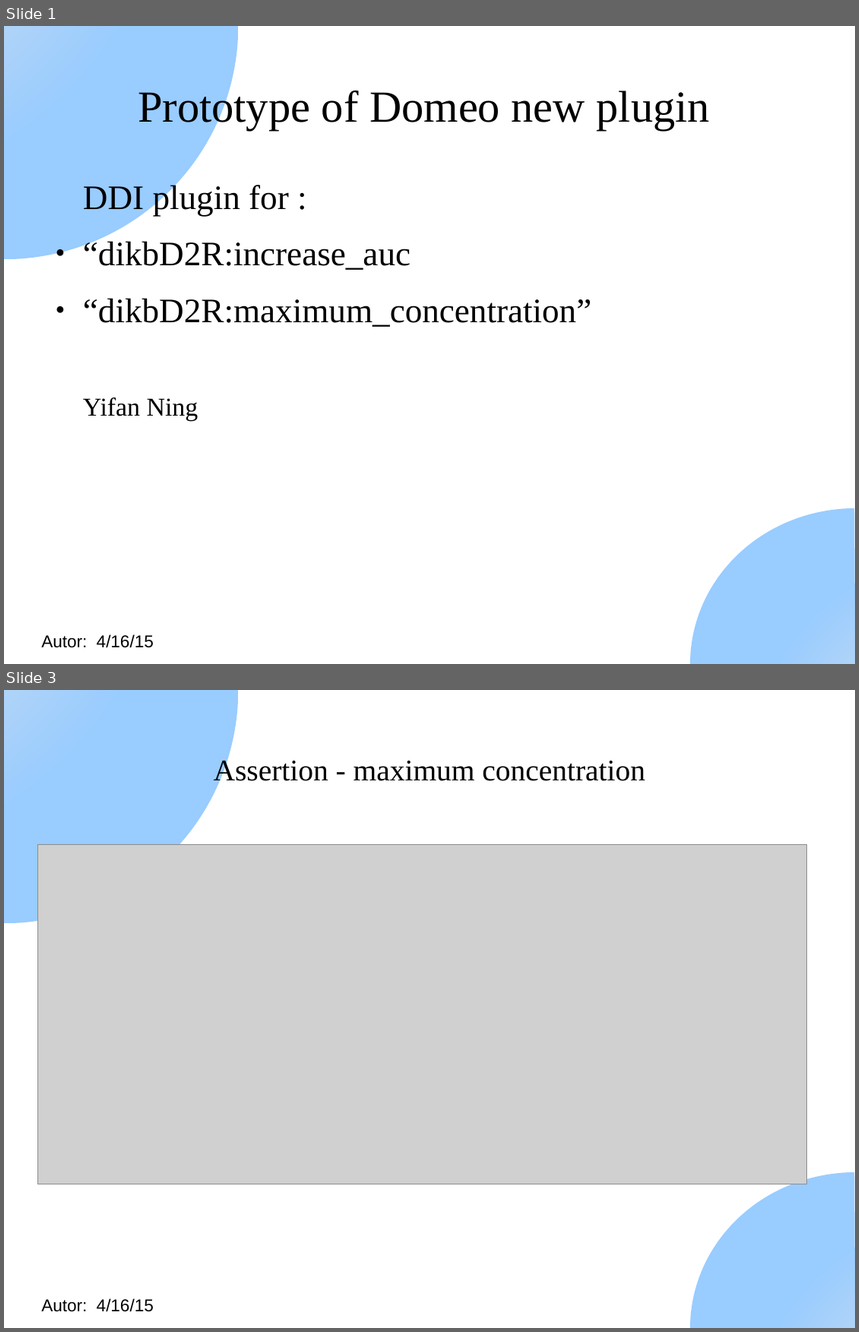
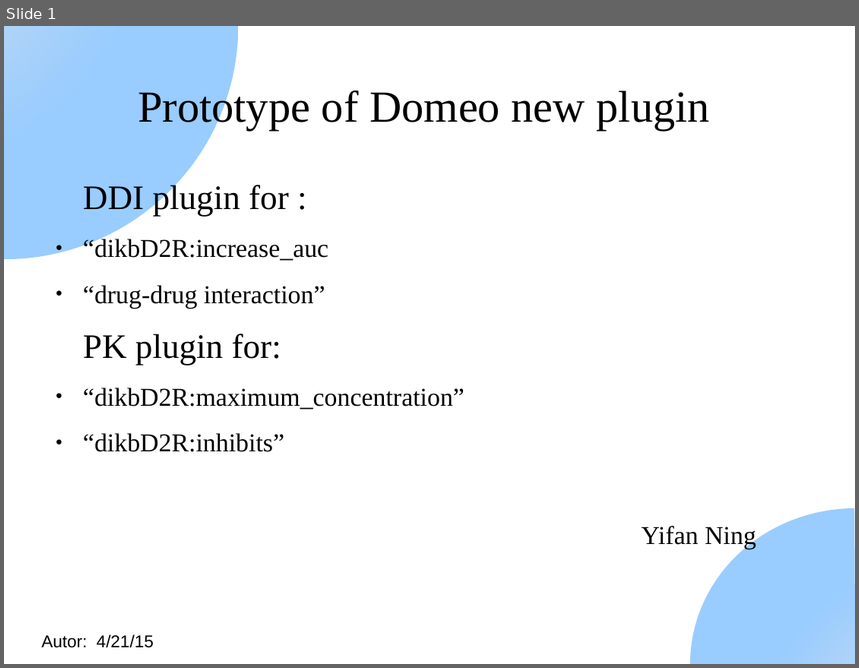
Before and after one commit to domeo/DomeoClient, a slide deck: Design/domeo-plugin-ddi-design.odp. Shown one above the other, each under a label of ours: slides 1 and 3 before the commit, slide 1 after it; the slides between them are not shown. The pictures are 859x1332 and 859x668 pixels, drawn with LibreOffice and Linux fonts; fonts in the diff are those of the drawing; grey boxes stand for pictures. Boxes give left, top, right and bottom in pixels: in the first picture for what was removed or moved away, otherwise in the second. Text is boxed around its words. In the diff, an @@ line names an element or a change of style, - is before the commit and + after.

Commit message:
update domeo new plugin mockups

```diff
--- a/Design/domeo-plugin-ddi-design.odp
+++ b/Design/domeo-plugin-ddi-design.odp
@@ slide 3 removed at (x1=4, y1=690, x2=855, y2=1328), background #FFFFFF; not listed: 3 template elements that a slide beside it also shows @@
@@ title removed at (x1=214, y1=757, x2=645, y2=787) @@
-Assertion - maximum concentration
@@ picture removed at (x1=38, y1=845, x2=807, y2=1184) @@
@@ slide 1 changed as well @@
@@ text at (x1=83, y1=237, x2=465, y2=410): size 32 to 24 pt in "“dikbD2R:increase_auc", "“dikbD2R:maximum_concentration”" @@
@@ text at (x1=83, y1=285, x2=325, y2=365): paragraphs added @@
+● “drug-drug interaction”
+PK plugin for:
@@ text at (x1=83, y1=433, x2=284, y2=452): paragraph added @@
+● “dikbD2R:inhibits”
@@ text at (x1=41, y1=635, x2=154, y2=648): text changed @@
-Autor: 4/16/15
+Autor: 4/21/15
```
Also in this commit, not shown: 4 slides added, 1 other slide removed.
